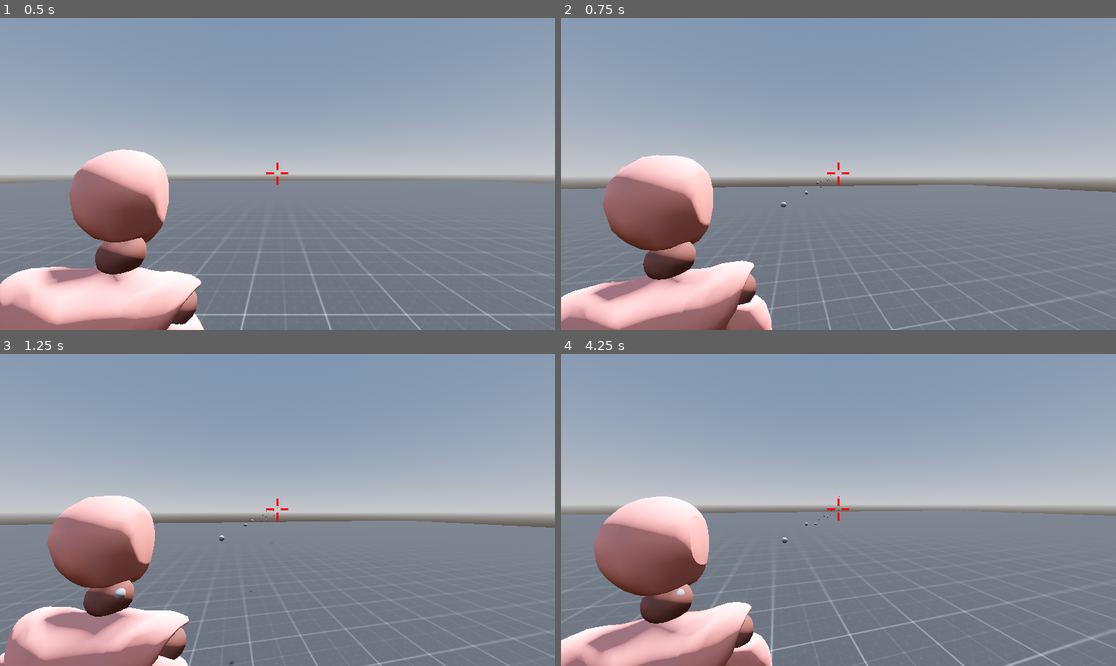
Above: before the commit, frames 1-4 (two rows, left to right).
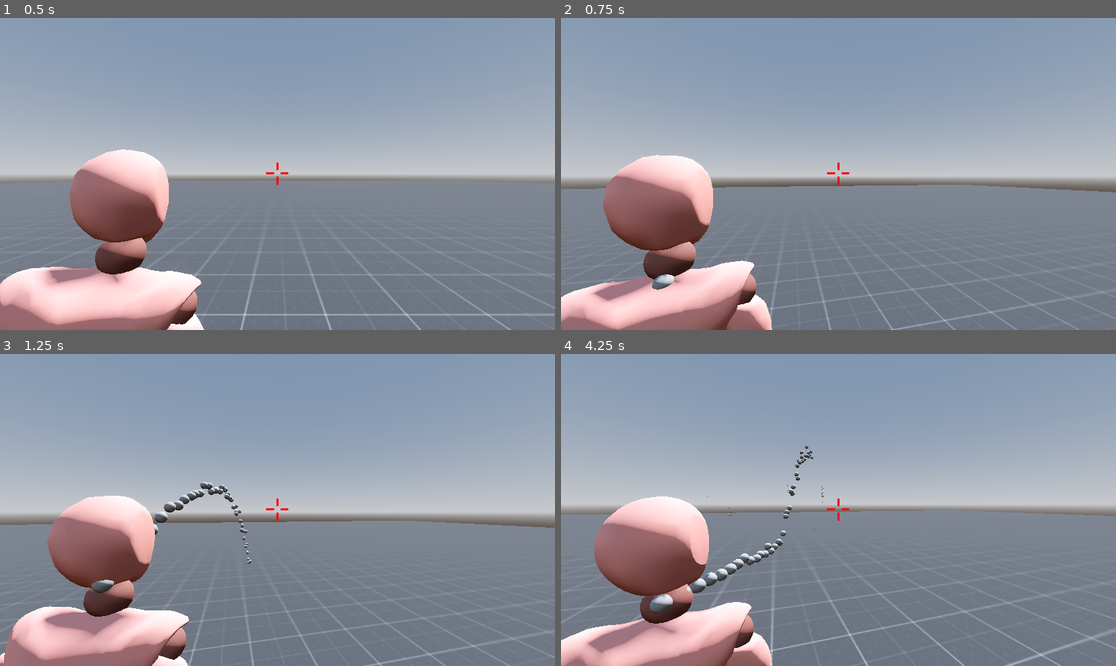
Above: after the commit, the same moments.

Repository: waleedlugod/tps
Game: Godot game, scene res://scenes/main.tscn
The game is run twice, just before and just after one commit, with the same random seed, the same clock (stepped at 60 frames per second) and the same inputs.
Inputs (mouse positions are in pixels of both pictures, inside the frame that each line leads up to):
- Up to frame 1 (0.5 s): no input
- Up to frame 2 (0.75 s): tap Enter (ui_accept) at 0.5 s; move the mouse to (866, 174) at 0.52 s; press the mouse at (866, 174) at 0.53 s; hold W (forward) from 0.53 s (still down)
- Up to frame 3 (1.25 s): keep holding W (forward); tap Enter (ui_accept) at 0.77 s
- Up to frame 4 (4.25 s): keep holding W (forward); move the mouse to (810, 510) at 1.27 s; release the mouse at (810, 510) at 1.28 s; tap F (kick) at 1.35 s; tap Enter (ui_accept) at 1.52, 3.02, 3.77 s; click (810, 510) at 1.55 s; move the mouse to (849, 503) at 2.02 s; hold Shift (run) 2.03-2.78 s; click (849, 503) at 2.3 s; move the mouse to (832, 516) at 2.77 s; click (832, 516) at 2.85 s; move the mouse to (877, 513) at 3.52 s; press the mouse at (877, 513) at 3.53 s

Frame 1 is identical in both runs. In frame 2, 0.2% of the frame differs, in the area x 16-50%, y 50-88%; in frame 3, 0.7%; in frame 4, 0.9%, in the area x 16-51%, y 29-84%.

Commit message:
fix shooting bug

Diff:
--- a/scenes/main.tscn
+++ b/scenes/main.tscn
@@ -1,6 +1,7 @@
-[gd_scene load_steps=13 format=3 uid="uid://dx2j7lnkvys87"]
+[gd_scene load_steps=14 format=3 uid="uid://dx2j7lnkvys87"]
 
 [ext_resource type="Texture2D" uid="uid://c8arnlq67qi7" path="res://Assets/third_person_controller_assets-main/textures/grids/Dark/texture_05.png" id="1_bhu2y"]
+[ext_resource type="Script" path="res://scripts/main.gd" id="1_gmvg0"]
 [ext_resource type="Texture2D" uid="uid://b58xv1joypxo5" path="res://Assets/third_person_controller_assets-main/textures/grids/Orange/texture_09.png" id="2_jx8h1"]
 [ext_resource type="Texture2D" uid="uid://r4uqvwic7khq" path="res://Assets/third_person_controller_assets-main/textures/grids/Purple/texture_06.png" id="3_v3x4l"]
 [ext_resource type="Texture2D" uid="uid://djg8y25y06h5n" path="res://Assets/third_person_controller_assets-main/textures/grids/Green/texture_09.png" id="4_wdrsu"]
@@ -37,6 +38,7 @@
 albedo_texture = ExtResource("4_wdrsu")
 
 [node name="World" type="Node3D"]
+script = ExtResource("1_gmvg0")
 
 [node name="DirectionalLight3D" type="DirectionalLight3D" parent="."]
 transform = Transform3D(-0.866025, -0.433013, 0.25, 0, 0.5, 0.866025, -0.5, 0.75, -0.433013, 0, 0, 0)
--- a/scripts/bullet.gd
+++ b/scripts/bullet.gd
@@ -1,5 +1,5 @@
 extends MeshInstance3D
-var SPEED = 1
+var SPEED = 0.1
 var direction = Vector3.ZERO
 
 func _ready():
--- /dev/null
+++ b/scripts/main.gd
@@ -0,0 +1,19 @@
+extends Node3D
+
+var bullet_scene = preload('res://scenes/bullet.tscn')
+
+# Called when the node enters the scene tree for the first time.
+func _ready() -> void:
+	pass # Replace with function body.
+
+
+# Called every frame. 'delta' is the elapsed time since the previous frame.
+func _process(delta: float) -> void:
+	pass
+
+
+func _on_player_bullet_shot(origin:Variant, direction:Variant) -> void:
+	var bullet = bullet_scene.instantiate()
+	add_child(bullet)
+	bullet.global_position = origin
+	bullet.direction = direction
--- a/scripts/player.gd
+++ b/scripts/player.gd
@@ -7,7 +7,6 @@
 @onready var animation_player = $visuals/mixamo_base/AnimationPlayer
 @onready var visuals = $visuals
 
-var bullet_scene = preload('res://scenes/bullet.tscn')
 signal bullet_shot(origin, direction)
 var bullet_spray = 0.02
 
@@ -43,12 +42,10 @@
 	else: player_ray.target_position = player_ray.to_local(camera_ray.to_global(camera_ray.target_position))
 
 	if Input.is_action_pressed("shoot"):
-		var bullet = bullet_scene.instantiate()
-		add_child(bullet)
-		bullet.global_position = player_ray.global_position
 		var target_direction = (player_ray.to_global(player_ray.target_position) - player_ray.global_position).normalized()
-		var spray = Vector3(rng.randf_range(-bullet_spray, bullet_spray), rng.randf_range(-bullet_spray, bullet_spray), 0)
-		bullet.direction = (target_direction + spray).normalized()
+		var spray = Vector3(0, rng.randf_range(-bullet_spray, bullet_spray), rng.randf_range(-bullet_spray, bullet_spray))
+		var final_direction = (target_direction + spray).normalized()
+		bullet_shot.emit(player_ray.global_position, final_direction)
 
 
 	if !animation_player.is_playing():
